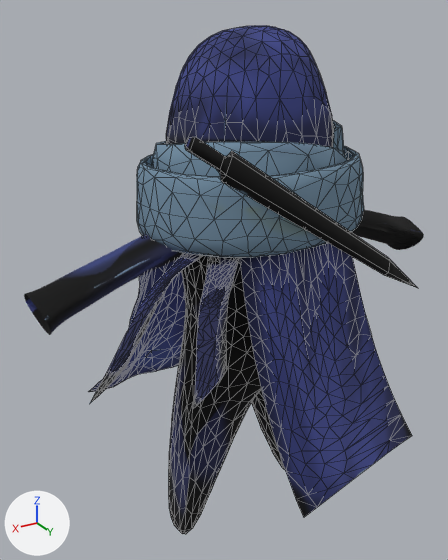
The FBX model Pong/Resources/Models/ScarfChar/scarfchar.fbx: old version first, new version second.
Camera for both pictures: a 50 mm camera at (0.921, 1.405, 1.475) aimed at (0.06, -0.029, 0.758). The lights are fixed; the arrows at lower left show +X, +Y and +Z. Mesh edges are drawn as thin lines on the coarser meshes. Where no turn or scale is listed for an object, it has been applied to the vertices.

In view in the first picture: 'SurfPatch.002', 'SurfPatch.003', 'SurfPatch.009', 'SurfPatch.011', 'SurfPatch.014', 'SurfPatch.016', 'SurfPatch.020', 'SurfPatch.021'.
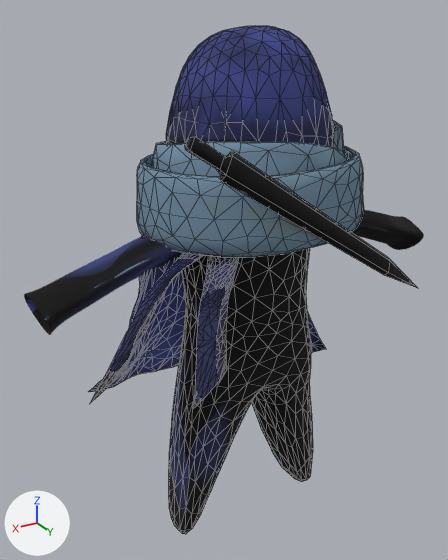
The newer file is also turned or shifted as a whole; pictures and numbers use the older file's frame.

Boxes (x1, y1, x2, y2) around the edits, measured in the pictures (448 x 560 px):
'SurfPatch.016', deleted (blue): before (240, 243, 412, 518)

The change, as a diff of the scene's bpy script:
```diff
--- a/Pong/Resources/Models/ScarfChar/scarfchar.fbx.py
+++ b/Pong/Resources/Models/ScarfChar/scarfchar.fbx.py
@@ ob_surfpatch_016 @@
-ob_surfpatch_016 = bpy.data.objects.new('SurfPatch.016', me_surfpatch_010)
-ob_surfpatch_016.location = (0.0, 0.0, 0.482)
```
